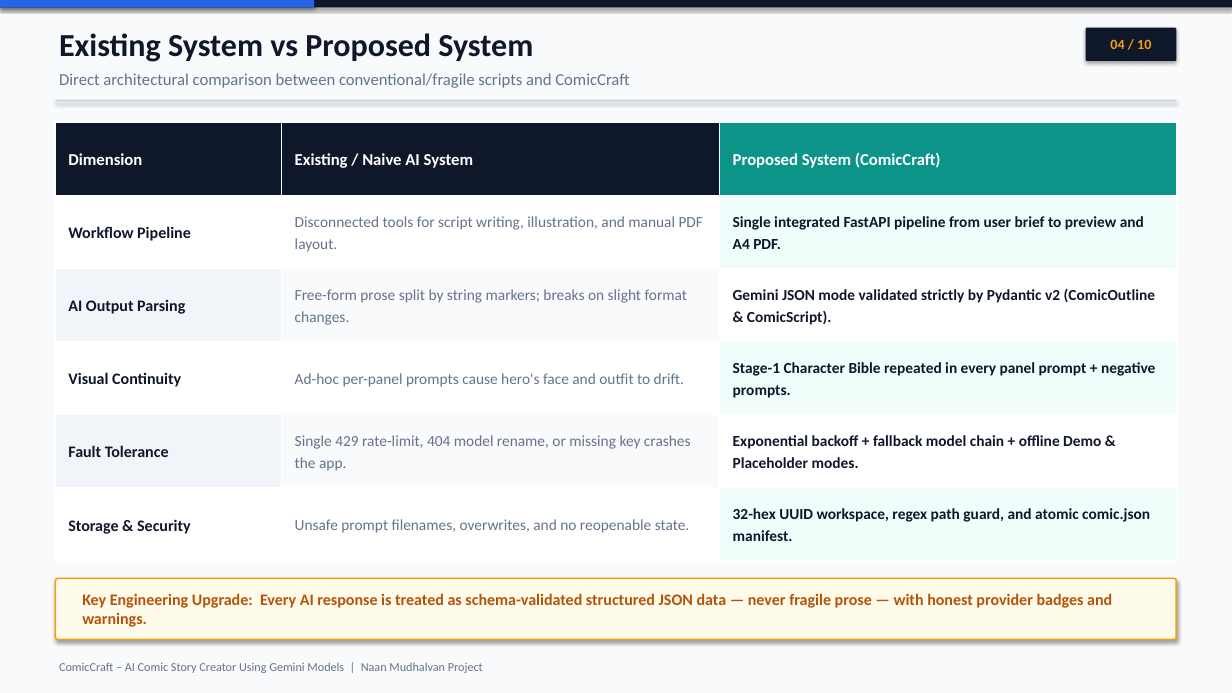
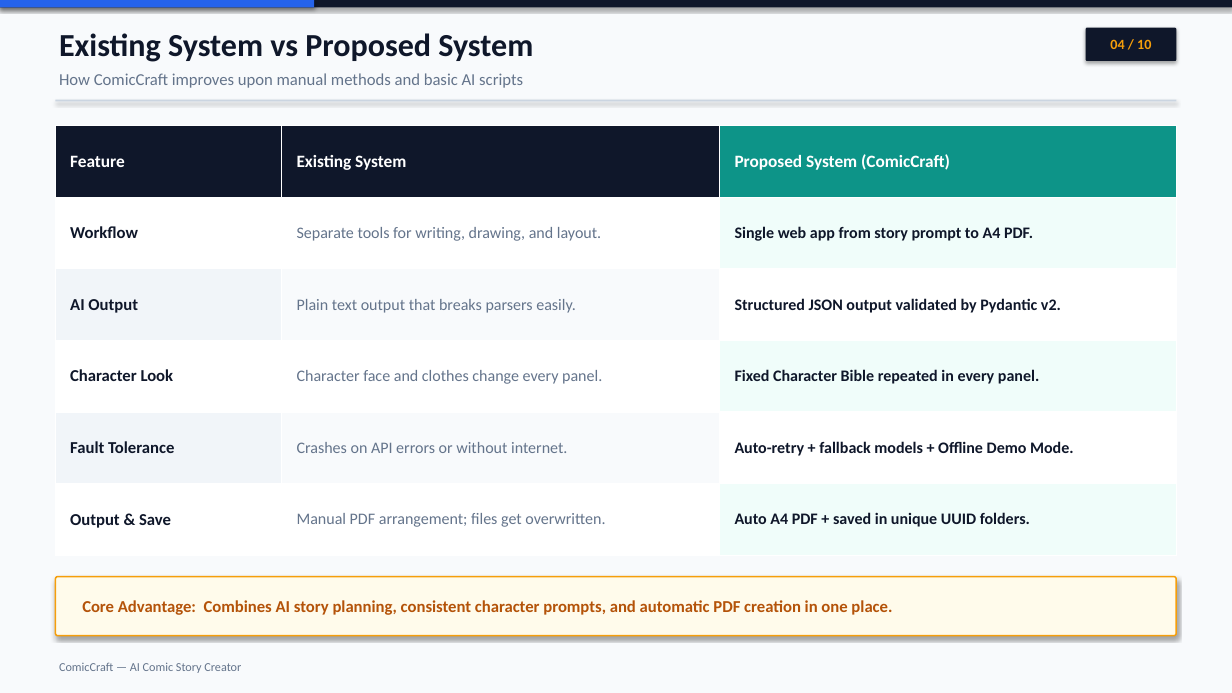
Before and after one commit to gokulraj0708/ComicCraft, a slide deck: slide 4 of ComicCraft_10_Slides_Presentation.pptx. Drawn at 1232x693 pixels with LibreOffice and Linux fonts; fonts in the diff are those of the drawing. Boxes give left, top, right and bottom in pixels: in the first picture for what was removed or moved away, otherwise in the second. Text is boxed around its words. In the diff, an @@ line names an element or a change of style, - is before the commit and + after.

Commit message:
Simplify 10-slide presentation to pure ComicCraft project content

```diff
--- a/ComicCraft_10_Slides_Presentation.pptx
+++ b/ComicCraft_10_Slides_Presentation.pptx
@@ text at <box>59,73,523,88</box>: text changed @@
-Direct architectural comparison between conventional/fragile scripts and ComicCraft
+How ComicCraft improves upon manual methods and basic AI scripts
@@ table at <box>55,126,1177,555</box> @@
-row 1, column 1: Dimension
+row 1, column 1: Feature
-row 1, column 2: Existing / Naive AI System
+row 1, column 2: Existing System
-row 2: Workflow Pipeline | Disconnected tools for script writing, illustration, and manual PDF layout. | Single integrated FastAPI pipeline from user brief to preview and A4 PDF.
+row 2: Workflow | Separate tools for writing, drawing, and layout. | Single web app from story prompt to A4 PDF.
-row 3: AI Output Parsing | Free-form prose split by string markers; breaks on slight format changes. | Gemini JSON mode validated strictly by Pydantic v2 (ComicOutline & ComicScript).
+row 3: AI Output | Plain text output that breaks parsers easily. | Structured JSON output validated by Pydantic v2.
-row 4: Visual Continuity | Ad-hoc per-panel prompts cause hero's face and outfit to drift. | Stage-1 Character Bible repeated in every panel prompt + negative prompts.
+row 4: Character Look | Character face and clothes change every panel. | Fixed Character Bible repeated in every panel.
-row 5, column 2: Single 429 rate-limit, 404 model rename, or missing key crashes the app.
+row 5, column 2: Crashes on API errors or without internet.
-row 5, column 3: Exponential backoff + fallback model chain + offline Demo & Placeholder modes.
+row 5, column 3: Auto-retry + fallback models + Offline Demo Mode.
-row 6: Storage & Security | Unsafe prompt filenames, overwrites, and no reopenable state. | 32-hex UUID workspace, regex path guard, and atomic comic.json manifest.
+row 6: Output & Save | Manual PDF arrangement; files get overwritten. | Auto A4 PDF + saved in unique UUID folders.
@@ size 13 to 13.5 pt in "Proposed System (ComicCraft)" @@
@@ size 12.5 to 13 pt in "Fault Tolerance" @@
@@ line spacing 1.15 to 1 @@
@@ table: place and size @@
-table at <box>55,122,1177,561</box>
+table at <box>55,126,1177,555</box>
@@ rounded rectangle: place and size @@
-rounded rectangle at <box>55,579,1177,640</box>
+rounded rectangle at <box>55,577,1177,636</box>
@@ text at <box>82,600,892,615</box>: text changed; size 12.5 to 13 pt @@
-Key Engineering Upgrade: Every AI response is treated as schema-validated structured JSON data — never fragile prose — with honest provider badges and warnings.
+Core Advantage: Combines AI story planning, consistent character prompts, and automatic PDF creation in one place.
@@ text at <box>59,662,241,673</box>: text changed @@
-ComicCraft – AI Comic Story Creator Using Gemini Models | Naan Mudhalvan Project
+ComicCraft — AI Comic Story Creator
```
Also in this commit, not shown: 9 other slides changed, 1 other file.
